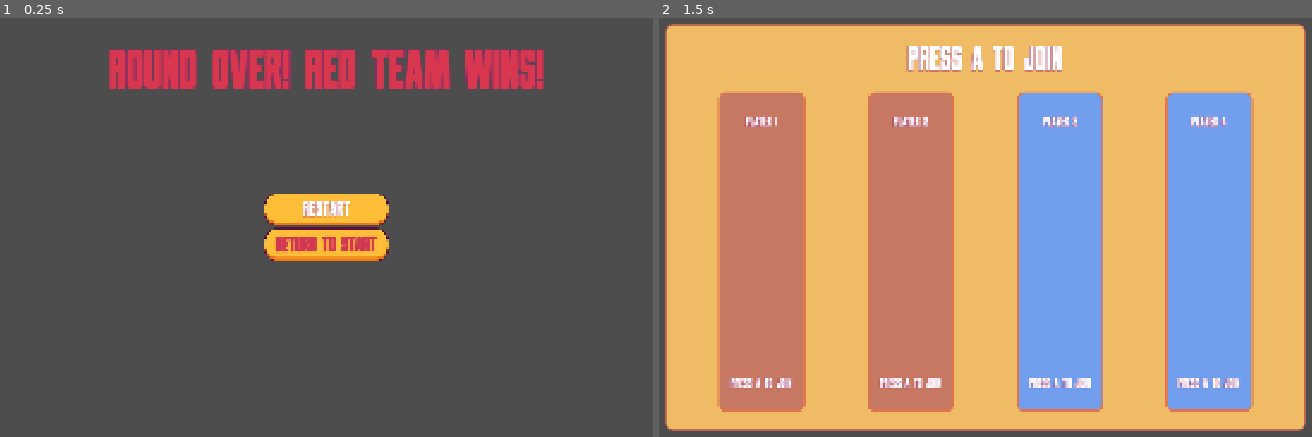
Above: before the commit, frames 1-2 (left to right).
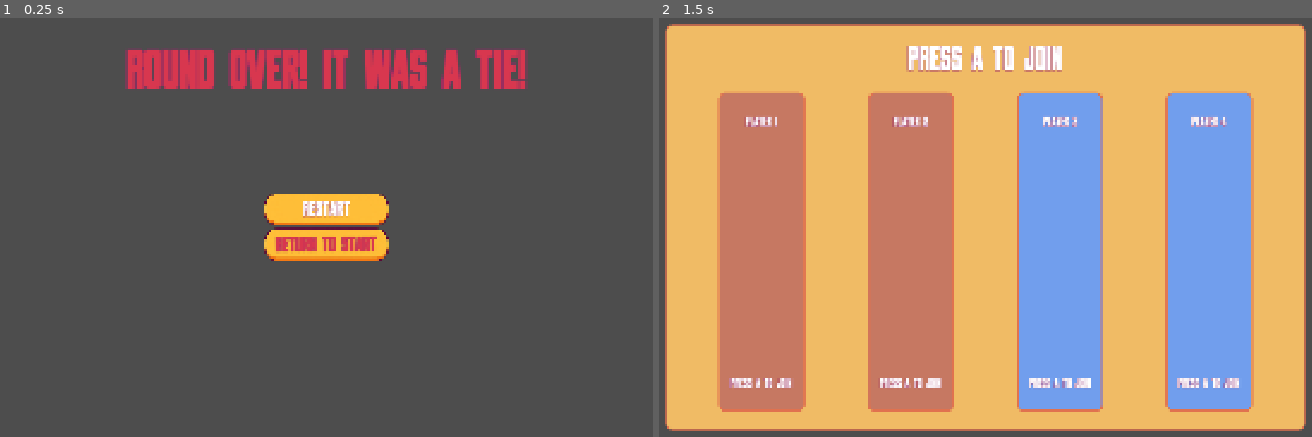
Above: after the commit, the same moments.

Repository: doubledsuarez/FoodBall
Game: Godot game, scene res://ui/game_over/game_over.tscn
Two runs of this game, one before a commit and one after it. Both use one fixed random seed, a clock stepped at 60 frames per second and the inputs below. This scene is started directly instead of the project's main scene.
Inputs (mouse positions are in pixels of both pictures, inside the frame that each line leads up to):
- Up to frame 1 (0.25 s): no input
- Up to frame 2 (1.5 s): click "Restart" at 0.5 s; tap A (move_left) at 1.25 s; move the mouse to (946, 315) at 1.27 s; hold W (move_forward) from 1.28 s (still down); right-click (946, 315) at 1.35 s

The runs differ from the first frame. In frame 1, 3.5% of the frame differs, in the area x 16-84%, y 7-17%; in frame 2, nothing differs.

Commit message:
one line fix for select screen
it doesn't make it red or blue but it works

Diff:
--- a/globals/globals.gd
+++ b/globals/globals.gd
@@ -2,7 +2,7 @@
 
 var game
 
-var red_points : int = 1
+var red_points : int = 0
 var blue_points : int = 0
 
 var foods:Array[PackedScene]
--- a/ui/player_menu/player_select.gd
+++ b/ui/player_menu/player_select.gd
@@ -9,10 +9,10 @@
 # Constants
 const MAX_PLAYERS = 4
 const PLAYER_MODELS = [
-	"res://entities/player/FoodBall_Char_Red_1.glb",
-	"res://entities/player/FoodBall_Char_Red_2.glb",
-	"res://entities/player/FoodBall_Char_Blue_3.glb",
-	"res://entities/player/FoodBall_Char_Blue_4.glb"
+	"res://entities/player/player1.glb",
+	"res://entities/player/player2.glb",
+	"res://entities/player/player3.glb",
+	"res://entities/player/player4.glb"
 ]
 
 #const PLAYER_COLORS = [
Not shown: 1 places in entities/furniture/wall.tscn that only renumber resources
